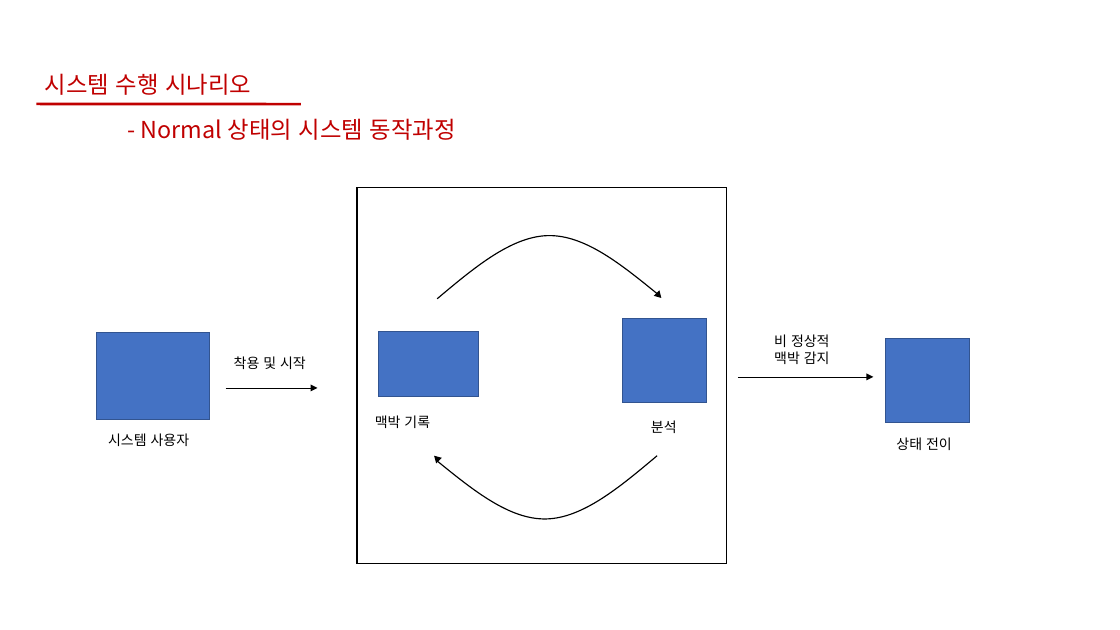
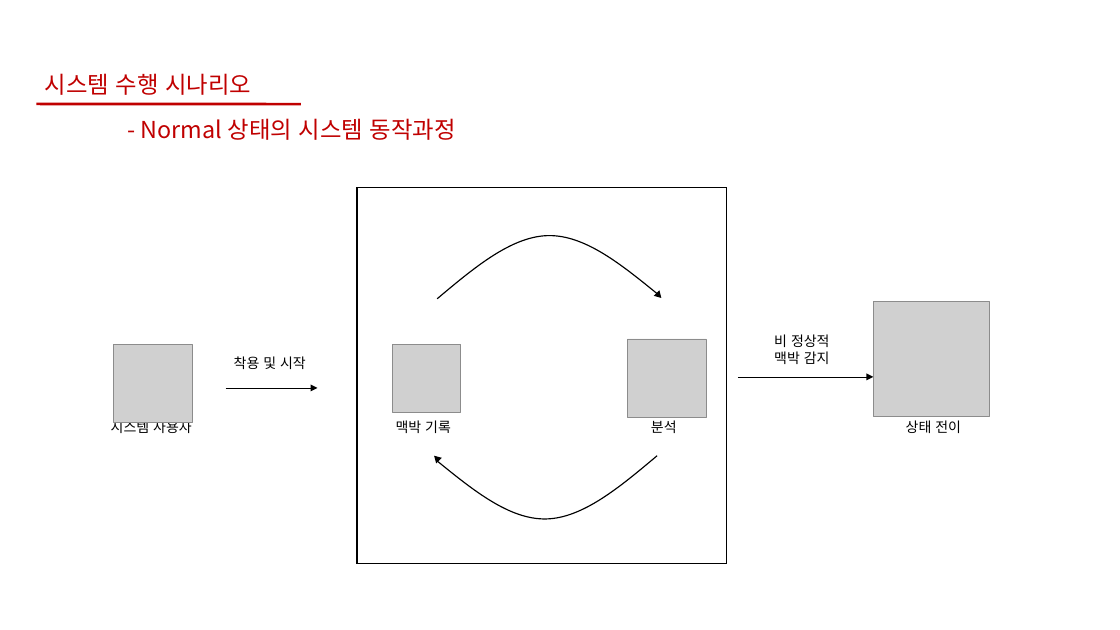
Before and after one commit to bajahoe/gitchana, a slide deck: slide 21 of 제안서 팀장 조동윤, 팀원 임종운.pptx. Drawn at 1120x630 pixels with LibreOffice and Linux fonts; fonts in the diff are those of the drawing; grey boxes stand for pictures; background and template pictures are left out. Boxes give left, top, right and bottom in pixels: in the first picture for what was removed or moved away, otherwise in the second. Text is boxed around its words. In the diff, an @@ line names an element or a change of style, - is before the commit and + after.

```diff
--- a/제안서 팀장 조동윤, 팀원 임종운.pptx
+++ b/제안서 팀장 조동윤, 팀원 임종운.pptx
@@ rectangle removed at (623,318,707,402) @@
@@ picture added at (874,302,990,418) @@
@@ rectangle removed at (97,333,209,420) @@
@@ picture added at (113,344,192,423) @@
@@ rectangle removed at (379,332,479,397) @@
@@ picture added at (392,344,460,413) @@
@@ picture added at (628,339,706,418) @@
@@ rectangle removed at (886,339,970,423) @@
@@ text "시스템 사용자": place and size @@
-text "시스템 사용자" at (108,433,190,446)
+text "시스템 사용자" at (111,419,192,433)
@@ text "맥박 기록": place and size @@
-text "맥박 기록" at (375,415,430,428)
+text "맥박 기록" at (396,420,451,433)
@@ text "상태 전이": place and size @@
-text "상태 전이" at (896,437,952,450)
+text "상태 전이" at (906,420,961,433)
```
Also in this commit, not shown: 2 other slides changed, 2 slides added, 1 other file.
